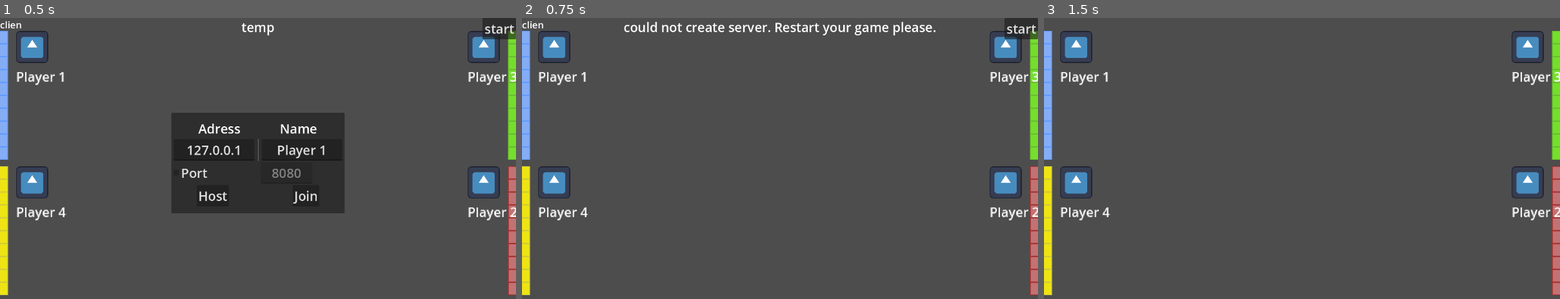
Above: before the commit, frames 1-3 (left to right).
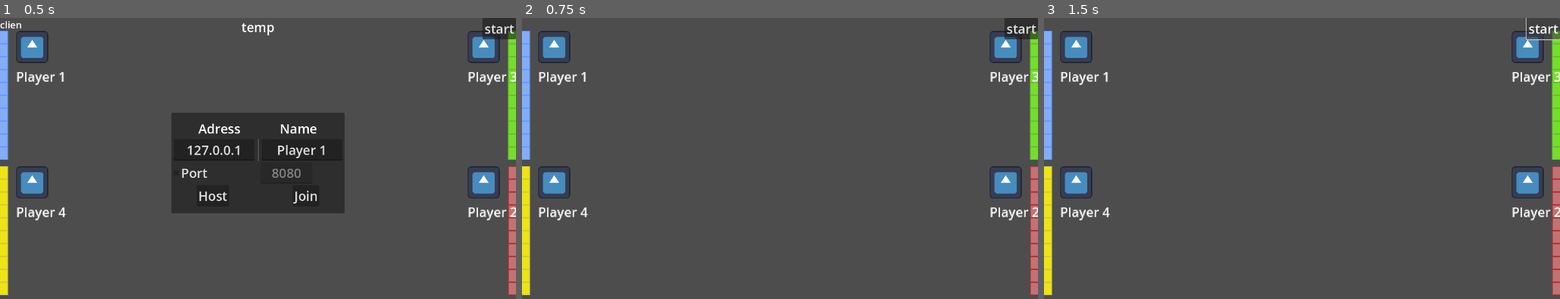
Above: after the commit, the same moments.

Repository: krunkske/battleships-godot
Game: Godot game, scene res://scenes/main.tscn
The game is run twice, just before and just after one commit, with the same random seed, the same clock (stepped at 60 frames per second) and the same inputs. The engine's default icon, where the game draws it, is replaced by a stand-in: a white triangle on a blue panel in a dark square.
Inputs:
- Up to frame 1 (0.5 s): no input
- Up to frame 2 (0.75 s): click "Host" at 0.5 s
- Up to frame 3 (1.5 s): click "start" at 1.25 s

Frame 1 is identical in both runs. In frame 2, 0.9% of the frame differs, in the area x 0-81%, y 1-7%; in frame 3, 0.2%.

Commit message:
added usernames and more

Diff:
--- a/project.godot
+++ b/project.godot
@@ -29,7 +29,7 @@
 
 [editor_plugins]
 
-enabled=PackedStringArray("res://addons/coi_serviceworker/plugin.cfg", "res://addons/godot_colyseus/plugin.cfg")
+enabled=PackedStringArray()
 
 [input]
 
--- a/scenes/lobby_ui.tscn
+++ b/scenes/lobby_ui.tscn
@@ -66,7 +66,6 @@
 text = "127.0.0.1"
 placeholder_text = " IP adress "
 alignment = 1
-expand_to_text_length = true
 
 [node name="VSeparator" type="VSeparator" parent="Panel/VBoxContainer/HBoxContainer2"]
 layout_mode = 2
@@ -80,7 +79,6 @@
 text = "Player 1"
 placeholder_text = "name"
 alignment = 1
-expand_to_text_length = true
 
 [node name="HBoxContainer4" type="HBoxContainer" parent="Panel/VBoxContainer"]
 layout_mode = 2
--- a/scenes/main.tscn
+++ b/scenes/main.tscn
@@ -60,7 +60,7 @@
 text = "Player 1"
 
 [node name="board2" type="TileMap" parent="."]
-position = Vector2(1260, 32)
+position = Vector2(1260, 367)
 scale = Vector2(2, 2)
 tile_set = ExtResource("2_cdwms")
 format = 2
@@ -97,7 +97,7 @@
 visible_ratio = 2.5
 
 [node name="board3" type="TileMap" parent="."]
-position = Vector2(1260, 368)
+position = Vector2(1260, 32)
 scale = Vector2(2, 2)
 tile_set = ExtResource("2_cdwms")
 format = 2
--- a/scripts/load.gd
+++ b/scripts/load.gd
@@ -10,6 +10,11 @@
 @onready var board2 = main.get_node("board2")
 @onready var board3 = main.get_node("board3")
 @onready var board4 = main.get_node("board4")
+
+@onready var usernameNode1 = board1.get_node("username")
+@onready var usernameNode2 = board2.get_node("username")
+@onready var usernameNode3 = board3.get_node("username")
+@onready var usernameNode4 = board4.get_node("username")
 
 @onready var selected_boat = "small"
 
@@ -28,6 +33,7 @@
 
 @onready var boards = [board1, board2, board3, board4] #deprecated but still used, preferably use player_dict
 
+@onready var usernamesNodes = [usernameNode1, usernameNode2, usernameNode3, usernameNode4]
 #only for server
 @onready var headless = false
 
--- a/scripts/lobby.gd
+++ b/scripts/lobby.gd
@@ -23,70 +23,109 @@
 
 
 func create_client(ip_address):
+	if ip_address == "":
+		ip_address = "wss://1232998495733153843.discordsays.com/server"
+	else:
+		ip_address = ip_address + ":8080"
 	peer = WebSocketMultiplayerPeer.new()
-	var err = peer.create_client(str(ip_address))
+	print(ip_address)
+	var err = peer.create_client(ip_address)
 	if err != OK:
 		print(err)
+		return false
 	multiplayer.multiplayer_peer = peer
 	aLoad.top_gui.get_node("host_or_client").set_text("client")
 	aLoad.top_gui.get_node("Label").set_text("Waiting for Host.")
+	return true
 
 
 func create_server(Name):
 	peer = WebSocketMultiplayerPeer.new()
 	var err = peer.create_server(int(PORT))
 	if err != OK:
-		print("could not create server. Restart your game please.")
-		aLoad.top_gui.get_node("Label").set_text("could not create server. Restart your game please.")
+		print(err)
+		match err:
+			22:
+				print("could not create server. Another server is already running")
+				aLoad.top_gui.get_node("Label").set_text("could not create server. Another server is already running")
+			_:
+				print("could not create server.")
+				aLoad.top_gui.get_node("Label").set_text("could not create server.")
+
+		aLoad.reset()
 		return
+
+	print("created server")
 
 	if not aLoad.headless:
 		aLoad.players.append({"name": Name, "id": 1, "board": aLoad.board1, "ready": false})
 		aLoad.yourPosition = 0
 		connected += 1
 
-		aLoad.top_gui.get_node("host_or_client").set_text("host")
+		aLoad.top_gui.get_node("host_or_client").set_text("host: " + Name)
 		aLoad.top_gui.get_node("Label").set_text("Waiting for opponents.")
 
 	multiplayer.multiplayer_peer = peer
 
 
 func _player_connected(_id):
-	if not _id == 1:
-		print(str(_id) + " connected from " + str(multiplayer.get_unique_id()))
 	if multiplayer.is_server():
+		if connected == 4:
+			server_full.rpc_id(_id)
+			return
 		connected += 1
+		print(str(_id) + " connected")
+
+
+@rpc("authority", "call_remote", "reliable")
+func server_full():
+	print("server full.")
+	aLoad.reset()
 
 func _connected_ok():
 	_register_player.rpc_id(1, playerName)
 	print("sucessfully connected to server")
 
 func _connected_fail():
+	aLoad.reset()
 	print("connection failed.")
-	multiplayer.multiplayer_peer = null
-	aLoad.reset()
+	aLoad.top_gui.get_node("Label").set_text("Connection Failed")
+
 
 func _player_disconnected(_id):
-	print(str(_id) + " disconnected")
-	connected -= 1
+	if multiplayer.is_server():
+		print(str(_id) + " disconnected")
+		connected -= 1
+		var counter = 0
+		for i in aLoad.players:
+			if i.id == _id:
+				aLoad.players.pop_at(counter)
+				print(aLoad.players)
+				return
+			counter += 1
+
 
 func _server_disconnected():
 	print("server disconnected.")
-	multiplayer.multiplayer_peer = null
 	aLoad.reset()
+	aLoad.top_gui.get_node("Label").set_text("Server disconnected")
 
 #registers a new player and adds it to the ist of players
 #called on every client except sender
 @rpc("any_peer", "call_remote", "reliable")
 func _register_player(username):
 	aLoad.players.append({"name": username, "id": multiplayer.get_remote_sender_id(), "board": null, "ready": false})
+	aLoad.boards[connected].get_node("username").text = username
 	if multiplayer.is_server():
 		if connected == 1 and aLoad.headless:
 			aLoad.authorized = multiplayer.get_remote_sender_id()
 			recieve_players.rpc(aLoad.players, true)
 		else:
 			recieve_players.rpc(aLoad.players, false)
-	print("playerList " + str(multiplayer.get_unique_id()) + " : " + str(aLoad.players))
+		if not aLoad.headless:
+			aLoad.usernamesNodes[connected].text = username
+
+	print(str(multiplayer.get_unique_id()) + " : " + str(aLoad.players))
 
 #gets response back from server to add all of the existing players to the players array
 @rpc("authority", "call_remote", "reliable")
@@ -98,8 +137,13 @@
 	for user in users:
 		if user.id == multiplayer.get_unique_id():
 			aLoad.yourPosition = i
-			return
+			break
 		i += 1
+	i = 0
+	for user in users:
+		aLoad.usernamesNodes[i].text = user.name
+		i += 1
+
 	print("playerList " + str(multiplayer.get_unique_id()) + " : " + str(aLoad.players))
 
 @rpc("any_peer", "call_remote", "reliable")
@@ -116,5 +160,5 @@
 
 @rpc("any_peer", "call_remote", "reliable")
 func is_authorized():
-	if multiplayer.get_remote_sender_id() == aLoad.authorized or multiplayer.get_remote_sender_id() == 1:
+	if multiplayer.get_remote_sender_id() == 1 or multiplayer.get_remote_sender_id() == aLoad.authorized:
 		aLoad.main.start_pregame.rpc()
--- a/scripts/lobby_ui.gd
+++ b/scripts/lobby_ui.gd
@@ -3,7 +3,14 @@
 
 # Called when the node enters the scene tree for the first time.
 func _ready():
-	pass
+	if OS.get_name() == "Web":
+		$Panel/VBoxContainer/HBoxContainer3/ip_label.hide()
+		$Panel/VBoxContainer/HBoxContainer3/VSeparator.hide()
+		$"Panel/VBoxContainer/HBoxContainer2/ip-adress".hide()
+		$Panel/VBoxContainer/HBoxContainer2/VSeparator.hide()
+		$Panel/VBoxContainer/HBoxContainer4.hide()
+		$Panel/VBoxContainer/HBoxContainer/host.hide()
+		$Panel/VBoxContainer/HBoxContainer/VSeparator.hide()
 
 
 # Called every frame. 'delta' is the elapsed time since the previous frame.
@@ -20,12 +27,10 @@
 func _on_join_pressed():
 	if $"Panel/VBoxContainer/HBoxContainer2/ip-adress".get_text():
 		Lobby.playerName = $Panel/VBoxContainer/HBoxContainer2/name.get_text()
-		$Panel/VBoxContainer/HBoxContainer4/port.text
-		if Lobby.playerName == "Player 1":
-			Lobby.playerName = "Player 2"
-		print("created_client")
-		Lobby.create_client($"Panel/VBoxContainer/HBoxContainer2/ip-adress".get_text())
-		self.set_visible(false)
+		if not Lobby.create_client($"Panel/VBoxContainer/HBoxContainer2/ip-adress".get_text()):
+			aLoad.top_gui.get_node("Label").set_text("Could not connect to server.")
+		else:
+			self.set_visible(false)
 
 
 func _on_port_toggled(toggled_on):
--- a/scripts/main.gd
+++ b/scripts/main.gd
@@ -8,6 +8,7 @@
 
 var boardTweens = []
 var boardsEndPos = []
+var boardBackPos = []
 
 #not used yet but should prob do in the future
 const water_layer = 0
@@ -26,7 +27,9 @@
 
 		screen_size = get_viewport().get_visible_rect().size
 		#size of a board  is 320 by 320, should stick out 20px and should be 32px from the edges of the screen
-		boardsEndPos = [Vector2(32, 32), Vector2(screen_size.x - 352, screen_size.y - 352),  Vector2(screen_size.x - 352, 32), Vector2(32, screen_size.y - 352)] #clockwise
+		boardsEndPos = [Vector2(32, 32), Vector2(screen_size.x - 352, screen_size.y - 352),  Vector2(screen_size.x - 352, 32), Vector2(32, screen_size.y - 352)] #clockwise kinda
+		#board 1 and 2 dont really matter bc they will always be there
+		boardBackPos = [Vector2(-500, 32), Vector2(screen_size.x + 500,screen_size.y - 352), Vector2(screen_size.x + 100 ,32), Vector2(-320-100,screen_size.y - 352)]
 
 		reset_boards()
 
@@ -81,7 +84,10 @@
 		tween.tween_property(aLoad.players[i].board, "position", boardsEndPos[i], 1.0)
 		tween.stop()
 		boardTweens.append(tween)
-
+	for i in range(len(aLoad.players), 4):
+		var tween = get_tree().create_tween()
+		tween.set_trans(Tween.TRANS_CUBIC)
+		tween.tween_property(aLoad.boards[i], "position", boardBackPos[i], 1.0)
 #resets all the boards
 func reset_boards():
 	clear_all_layers()
@@ -358,6 +364,9 @@
 		for i in boardTweens:
 			i.play()
 
+		for i in range(len(aLoad.players), 4):
+			aLoad.usernamesNodes[i].text = ""
+
 #starts the game
 #called by the server when everyone has placed its boats and is ready to start the gameloop
 @rpc("authority", "call_local", "reliable")
--- a/scripts/top_gui.gd
+++ b/scripts/top_gui.gd
@@ -12,6 +12,10 @@
 
 
 func _on_start_pressed():
-	if multiplayer.is_server() or aLoad.authorized:
+	if multiplayer.is_server():
+		aLoad.authorized = 1
+		Lobby.is_authorized()
+		self.set_visible(false)
+	elif aLoad.authorized:
 		Lobby.is_authorized.rpc_id(1)
 		self.set_visible(false)
Not shown, changed: .gitignore
Not shown, changed: export/linux_86.tar.gz
Not shown, changed: export/linux_server/battleships_server.pck
Not shown, changed: export/web/index.html
Not shown, changed: export/web/index.pck
